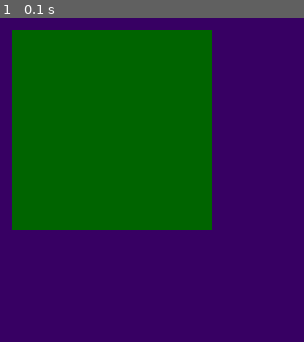
Above: before the commit, frame 1.
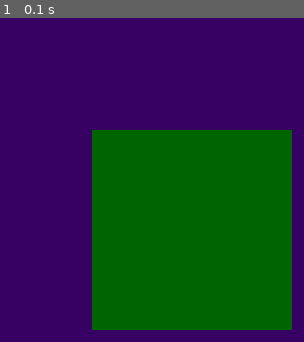
Above: after the commit, the same moment.

Repository: mishef10/PyGame_Efanov
Game: pygame game, started from Bars2.py
The game is run twice, just before and just after one commit, with the same random seed, the same clock (stepped at 60 frames per second) and the same inputs.
Inputs:
- Up to frame 1 (0.1 s): no input

The runs differ from the first frame. In frame 1, 57% of the frame differs, in the area x 3-97%, y 3-97%.

Commit message:
complete Task-3

Diff:
--- a/Bars2.py
+++ b/Bars2.py
@@ -17,13 +17,14 @@
 
     def events(self, event):
         if event.type == pygame.MOUSEBUTTONDOWN:
+
             if event.button == 1:
                 self.collidePoint(event.pos[0], event.pos[1])
                 # self.moveON(self.x,self.y)
 
-
+    #111
     def collidePoint(self,mouse_x, mouse_y):
-        if self.x<mouse_x<self.x+self.width and self.y<mouse_y>self.y-self.height:
+        if self.x<mouse_x<self.x+self.width and self.y<mouse_y<self.y+self.height:
             print("True")
         else:
             print("False")
@@ -37,7 +38,7 @@
 
 pygame.init() #инициализация
 display = pygame.display.set_mode((400,400)) #создание окна
-block1=Block((10,10),100,100,(0,100,0))
+block1=Block((50,60),100,100,(0,100,0))
 # block2=Block((80,80),30,30,(44,44,44))
 x=0
 while x!=1:
